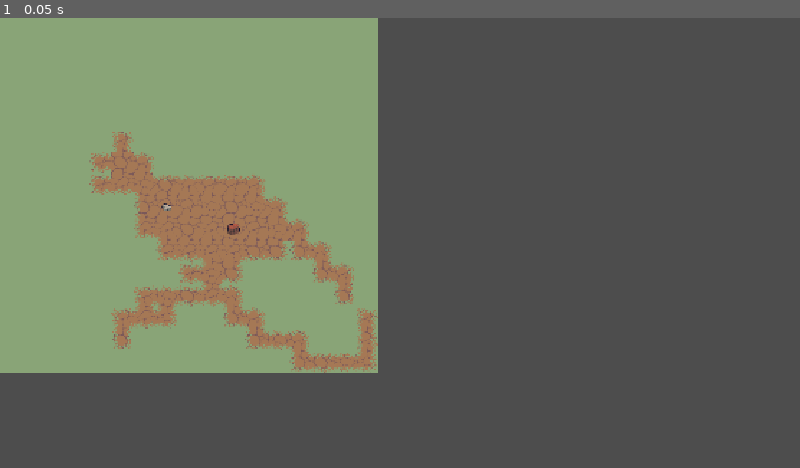
Above: before the commit, frame 1.
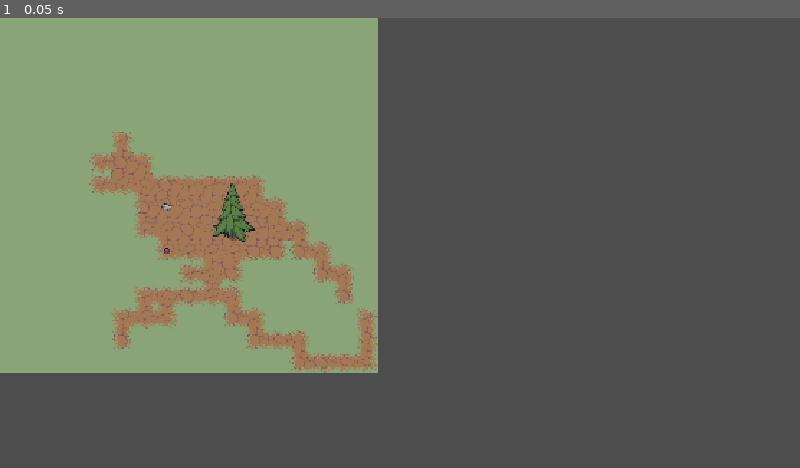
Above: after the commit, the same moment.

Repository: Habidakus/wild-jam-98-signal
Game: Godot game, scene res://maps/levels/0_tutorial.tscn
The game is run twice, just before and just after one commit, with the same random seed, the same clock (stepped at 60 frames per second) and the same inputs. This scene is started directly instead of the project's main scene.
Inputs:
- Up to frame 1 (0.05 s): no input

The runs differ from the first frame. In frame 1, 0.3% of the frame differs, in the area x 20-32%, y 36-53%.

Commit message:
added full height trees

Diff:
--- a/maps/levels/0_tutorial.tscn
+++ b/maps/levels/0_tutorial.tscn
@@ -2,7 +2,8 @@
 
 [ext_resource type="TileSet" uid="uid://dfhv1hyv14fmt" path="res://maps/tileset_swamp.tres" id="1_ah3r6"]
 [ext_resource type="PackedScene" uid="uid://egp6yhuxndf6" path="res://maps/objects/rock.tscn" id="2_o63d2"]
-[ext_resource type="PackedScene" uid="uid://yn12oyv78npa" path="res://maps/objects/tree_stump.tscn" id="3_k62ln"]
+[ext_resource type="PackedScene" uid="uid://yn12oyv78npa" path="res://maps/objects/tree.tscn" id="3_k62ln"]
+[ext_resource type="PackedScene" uid="uid://bg1mk6afkaoue" path="res://maps/objects/stump.tscn" id="4_k62ln"]
 
 [node name="0Tutorial" type="TileMapLayer" unique_id=1629887597]
 tile_map_data = PackedByteArray("AAACAAYABgAFAAQAAAADAAYABgAFAAQAAAAEAAcABgAAAAUAAAAFAAcABgACAAAAAAAGAAcABgAEAAUAAAAHAA …(4272 unchanged characters)…
@@ -14,3 +15,6 @@
 
 [node name="Obstacle2" parent="." unique_id=849780325 instance=ExtResource("3_k62ln")]
 position = Vector2(336, 304)
+
+[node name="Obstacle3" parent="." unique_id=1176654155 instance=ExtResource("4_k62ln")]
+position = Vector2(240, 336)
--- a/maps/levels/1_defendfrogvillage.tscn
+++ b/maps/levels/1_defendfrogvillage.tscn
@@ -2,7 +2,7 @@
 
 [ext_resource type="TileSet" uid="uid://dfhv1hyv14fmt" path="res://maps/tileset_swamp.tres" id="1_x7xqj"]
 [ext_resource type="PackedScene" uid="uid://egp6yhuxndf6" path="res://maps/objects/rock.tscn" id="2_gafkq"]
-[ext_resource type="PackedScene" uid="uid://yn12oyv78npa" path="res://maps/objects/tree_stump.tscn" id="3_athmg"]
+[ext_resource type="PackedScene" uid="uid://yn12oyv78npa" path="res://maps/objects/tree.tscn" id="3_athmg"]
 
 [node name="0Tutorial" type="TileMapLayer" unique_id=1629887597]
 tile_map_data = PackedByteArray("AAADAAgABgAFAAQAAAAEAAgABgAFAAQAAAAEAA8ABgAFAAQAAAAEAA4ABgAFAAQAAAAEAA0ABgAFAAQAAAAEAA …(6976 unchanged characters)…
--- a/maps/levels/2_battle.tscn
+++ b/maps/levels/2_battle.tscn
@@ -2,7 +2,7 @@
 
 [ext_resource type="TileSet" uid="uid://dfhv1hyv14fmt" path="res://maps/tileset_swamp.tres" id="1_ip6a8"]
 [ext_resource type="PackedScene" uid="uid://egp6yhuxndf6" path="res://maps/objects/rock.tscn" id="2_evd66"]
-[ext_resource type="PackedScene" uid="uid://yn12oyv78npa" path="res://maps/objects/tree_stump.tscn" id="3_u2y1r"]
+[ext_resource type="PackedScene" uid="uid://yn12oyv78npa" path="res://maps/objects/tree.tscn" id="3_u2y1r"]
 
 [node name="0Tutorial" type="TileMapLayer" unique_id=1629887597]
 tile_map_data = PackedByteArray("AAADAAgABgAFAAQAAAAEAAgABgAAAAUAAAAEAA8ABgAFAAQAAAAEAA4ABgAFAAQAAAAEAA0ABgAFAAQAAAAEAA …(12016 unchanged characters)…
--- a/maps/levels/3_elitebattle.tscn
+++ b/maps/levels/3_elitebattle.tscn
@@ -2,7 +2,7 @@
 
 [ext_resource type="TileSet" uid="uid://dfhv1hyv14fmt" path="res://maps/tileset_swamp.tres" id="1_s06cr"]
 [ext_resource type="PackedScene" uid="uid://egp6yhuxndf6" path="res://maps/objects/rock.tscn" id="2_7tfla"]
-[ext_resource type="PackedScene" uid="uid://yn12oyv78npa" path="res://maps/objects/tree_stump.tscn" id="3_hwy7v"]
+[ext_resource type="PackedScene" uid="uid://yn12oyv78npa" path="res://maps/objects/tree.tscn" id="3_hwy7v"]
 
 [node name="0Tutorial" type="TileMapLayer" unique_id=1629887597]
 tile_map_data = PackedByteArray("AAADAAgABgAFAAQAAAAEAAgABgAEAAIAAAAEAA8ABgAEAAMAAAAEAA4ABgAEAAIAAAAEAA0ABgAEAAEAAAAEAA …(12016 unchanged characters)…
--- /dev/null
+++ b/maps/objects/stump.tscn
@@ -0,0 +1,22 @@
+[gd_scene format=3 uid="uid://bg1mk6afkaoue"]
+
+[ext_resource type="Script" uid="uid://divpgo10tx3v2" path="res://scripts/map_object_graphic.gd" id="1_xuhvs"]
+[ext_resource type="Texture2D" uid="uid://ds8oaad8uo4ia" path="res://art/swamp-tileset/2 Objects/2 Tree/5.png" id="2_d16pe"]
+[ext_resource type="Texture2D" uid="uid://ceenp4u5th02n" path="res://art/swamp-tileset/2 Objects/2 Tree/6.png" id="3_0vwmw"]
+[ext_resource type="Texture2D" uid="uid://c3samtqu4wih7" path="res://art/swamp-tileset/2 Objects/2 Tree/7.png" id="4_rc52j"]
+[ext_resource type="Texture2D" uid="uid://pav751yx3vlk" path="res://art/swamp-tileset/2 Objects/2 Tree/8.png" id="5_qauey"]
+
+[sub_resource type="RectangleShape2D" id="RectangleShape2D_ra2i3"]
+size = Vector2(24, 24)
+
+[node name="Obstacle" type="Area2D" unique_id=780249689]
+script = ExtResource("1_xuhvs")
+_obsticle_type = 2
+_possible_textures = Array[Texture2D]([ExtResource("2_d16pe"), ExtResource("3_0vwmw"), ExtResource("4_rc52j"), ExtResource("5_qauey")])
+
+[node name="CollisionShape2D" type="CollisionShape2D" parent="." unique_id=619690669]
+shape = SubResource("RectangleShape2D_ra2i3")
+
+[node name="Sprite" type="Sprite2D" parent="." unique_id=1863628303]
+unique_name_in_owner = true
+texture = ExtResource("2_d16pe")
--- /dev/null
+++ b/maps/objects/tree.tscn
@@ -0,0 +1,23 @@
+[gd_scene format=3 uid="uid://yn12oyv78npa"]
+
+[ext_resource type="Script" uid="uid://divpgo10tx3v2" path="res://scripts/map_object_graphic.gd" id="1_cn8m1"]
+[ext_resource type="Texture2D" uid="uid://d0gb3icw0q0aw" path="res://art/swamp-tileset/2 Objects/2 Tree/1.png" id="2_i2juu"]
+[ext_resource type="Texture2D" uid="uid://fktl7wxej6u2" path="res://art/swamp-tileset/2 Objects/2 Tree/2.png" id="3_jf72r"]
+[ext_resource type="Texture2D" uid="uid://qgbtfwiushqn" path="res://art/swamp-tileset/2 Objects/2 Tree/3.png" id="4_qqy6j"]
+[ext_resource type="Texture2D" uid="uid://tpw8itsu58i5" path="res://art/swamp-tileset/2 Objects/2 Tree/4.png" id="5_b73jv"]
+
+[sub_resource type="RectangleShape2D" id="RectangleShape2D_ra2i3"]
+size = Vector2(24, 24)
+
+[node name="Obstacle" type="Area2D" unique_id=780249689]
+script = ExtResource("1_cn8m1")
+_obsticle_type = 1
+_possible_textures = Array[Texture2D]([ExtResource("2_i2juu"), ExtResource("3_jf72r"), ExtResource("4_qqy6j"), ExtResource("5_b73jv")])
+
+[node name="CollisionShape2D" type="CollisionShape2D" parent="." unique_id=619690669]
+shape = SubResource("RectangleShape2D_ra2i3")
+
+[node name="Sprite" type="Sprite2D" parent="." unique_id=1863628303]
+unique_name_in_owner = true
+position = Vector2(0, -24)
+texture = ExtResource("3_jf72r")
--- a/maps/objects/tree_stump.tscn
+++ /dev/null
@@ -1,22 +0,0 @@
-[gd_scene format=3 uid="uid://yn12oyv78npa"]
-
-[ext_resource type="Script" uid="uid://divpgo10tx3v2" path="res://scripts/map_object_graphic.gd" id="1_cn8m1"]
-[ext_resource type="Texture2D" uid="uid://ds8oaad8uo4ia" path="res://art/swamp-tileset/2 Objects/2 Tree/5.png" id="2_i2juu"]
-[ext_resource type="Texture2D" uid="uid://ceenp4u5th02n" path="res://art/swamp-tileset/2 Objects/2 Tree/6.png" id="2_yol6t"]
-[ext_resource type="Texture2D" uid="uid://c3samtqu4wih7" path="res://art/swamp-tileset/2 Objects/2 Tree/7.png" id="4_jf72r"]
-[ext_resource type="Texture2D" uid="uid://pav751yx3vlk" path="res://art/swamp-tileset/2 Objects/2 Tree/8.png" id="5_qqy6j"]
-
-[sub_resource type="RectangleShape2D" id="RectangleShape2D_ra2i3"]
-size = Vector2(24, 24)
-
-[node name="Obstacle" type="Area2D" unique_id=780249689]
-script = ExtResource("1_cn8m1")
-_obsticle_type = 2
-_possible_textures = Array[Texture2D]([ExtResource("2_i2juu"), ExtResource("2_yol6t"), ExtResource("4_jf72r"), ExtResource("5_qqy6j")])
-
-[node name="CollisionShape2D" type="CollisionShape2D" parent="." unique_id=619690669]
-shape = SubResource("RectangleShape2D_ra2i3")
-
-[node name="Sprite" type="Sprite2D" parent="." unique_id=1863628303]
-unique_name_in_owner = true
-texture = ExtResource("2_i2juu")
